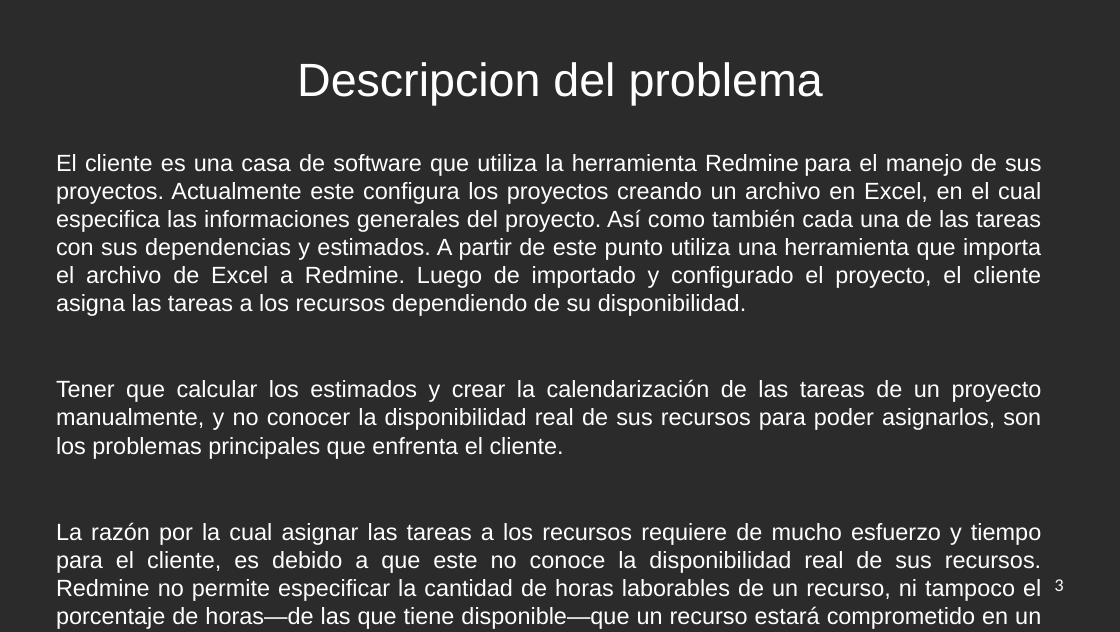
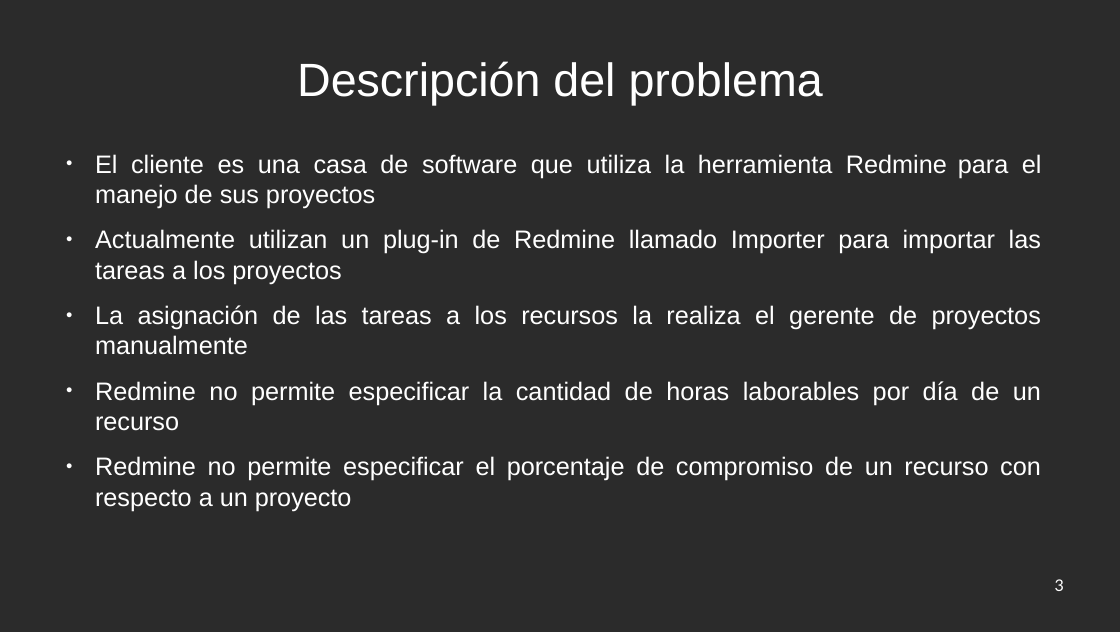
Before and after one commit to jw92/PPR, a slide deck: slide 3 of final.odp. Drawn at 1120x632 pixels with LibreOffice and Linux fonts; fonts in the diff are those of the drawing; background and template pictures are left out; a plain dark background stands for a picture behind light text. Boxes give left, top, right and bottom in pixels: in the first picture for what was removed or moved away, otherwise in the second. Text is boxed around its words. In the diff, an @@ line names an element or a change of style, - is before the commit and + after.

```diff
--- a/final.odp
+++ b/final.odp
@@ title at box(297, 61, 823, 105): text changed @@
-Descripcion del problema
+Descripción del problema
@@ text at box(95, 154, 1042, 511): text changed; size 20.4 to 22 pt @@
-El cliente es una casa de software que utiliza la herramienta Redmine para el manejo de sus proyectos. Actualmente este configura los proyectos creando un archivo en Excel, en el cual especifica las informaciones generales del proyecto. Así como también cada una de las tareas con sus dependencias y estimados. A partir de este punto utiliza una herramienta que importa el archivo de Excel a Redmine. Luego de importado y configurado el proyecto, el cliente asigna las tareas a los recursos dependiendo de su disponibilidad.
-Tener que calcular los estimados y crear la calendarización de las tareas de un proyecto manualmente, y no conocer la disponibilidad real de sus recursos para poder asignarlos, son los problemas principales que enfrenta el cliente.
-La razón por la cual asignar las tareas a los recursos requiere de mucho esfuerzo y tiempo para el cliente, es debido a que este no conoce la disponibilidad real de sus recursos. Redmine no permite especificar la cantidad de horas laborables de un recurso, ni tampoco el porcentaje de horas—de las que tiene disponible—que un recurso estará comprometido en un proyecto.
+● El cliente es una casa de software que utiliza la herramienta Redmine para el manejo de sus proyectos
+● Actualmente utilizan un plug-in de Redmine llamado Importer para importar las tareas a los proyectos
+● La asignación de las tareas a los recursos la realiza el gerente de proyectos manualmente
+● Redmine no permite especificar la cantidad de horas laborables por día de un recurso
+● Redmine no permite especificar el porcentaje de compromiso de un recurso con respecto a un proyecto
```
Also in this commit, not shown: 9 other slides changed, 14 slides added, 17 slides removed.
